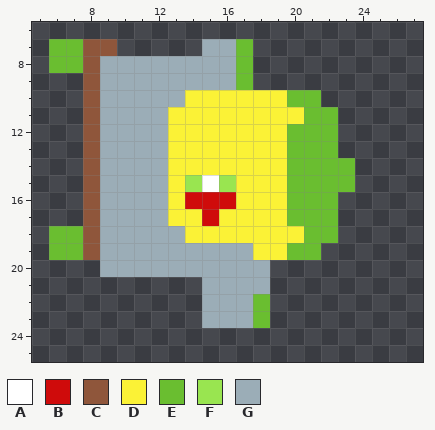
Two versions of one pixel-art sprite, assets/zombie.png. Above is the file before it was changed.
The file is 32x32 pixels. Shown: x 5..27, y 6..25.
Palette (. is transparent): A #ffffff  B #cf0b0b  C #8f563b  D #fbf236  E #6abe30  F #99e550  G #9badb7
Pixels before, first column x 6:
 7 EECC.....GGE......
 8 EECGGGGGGGGE......
 9 ..CGGGGGGGGE......
10 ..CGGGGGDDDDDDEE..
11 ..CGGGGDDDDDDDDEE.
12 ..CGGGGDDDDDDDEEE.
13 ..CGGGGDDDDDDDEEE.
14 ..CGGGGDDDDDDDEEEE
15 ..CGGGGDFAFDDDEEEE
16 ..CGGGGDBBBDDDEEE.
17 ..CGGGGDDBDDDDEEE.
18 EECGGGGGDDDDDDDEE.
19 EECGGGGGGGGGDDEE..
20 ...GGGGGGGGGG.....
21 .........GGGG.....
22 .........GGGE.....
23 .........GGGE.....
After the commit:
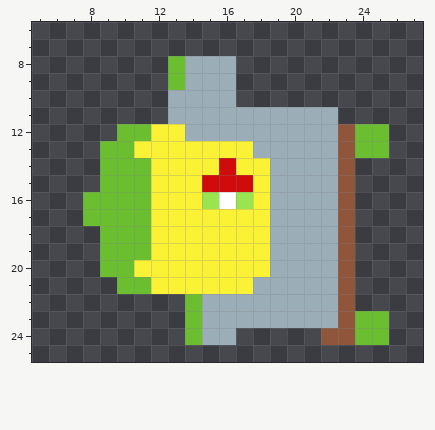
The exact change:
Changed rows in their new state; - is an unchanged pixel.
first column x 6:
 7 ....-----...--------
 8 .......E---.--------
 9 --.....E---.--------
10 --.....-GGG.....----
11 --.....GGGGGGGGGG---
12 --..EED-GGGGGGGGGCEE
13 --.EEDD-----GGGGGCEE
14 --.EEED---B--GGGGC--
15 --.EEED-DBBB-GGGGC--
16 --EEEED-DFAF-GGGGC--
17 --EEEED--D---GGGGC--
18 ...EEEDD-----GGGGC--
19 ...EEEDDDDDD-GGGGC--
20 ---EEDDDDDDDDGGGGC--
21 ----EEDDDDDD-GGGGC--
22 --------E---GGGGGC--
23 --------E---GGGGGCEE
24 --------EGG-----CCEE
